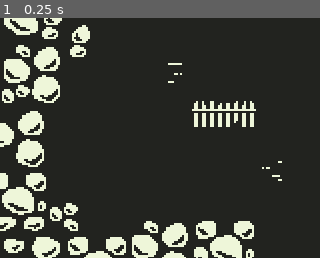
Above: before the commit, frame 1.
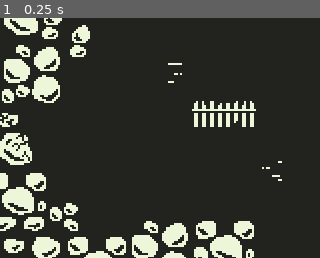
Above: after the commit, the same moment.

Repository: dweckerly/1bit
Game: Godot game, scene res://scenes/world/area-1.tscn
Two runs of this game, one before a commit and one after it. Both use one fixed random seed, a clock stepped at 60 frames per second and the inputs below. This scene is started directly instead of the project's main scene.
Inputs:
- Up to frame 1 (0.25 s): no input
The pictures show only the part of the screen within x 0-50%, y 49-99%; the shares and areas given below are measured in that part.

The runs differ from the first frame. In frame 1, 1.8% of the frame differs, in the area x 0-14%, y 38-63%.

Commit message:
new rocks, trans and dia CONST tweaks

Diff:
--- /dev/null
+++ b/scenes/environment/rocks/rock-breakable-0.tscn
@@ -0,0 +1,16 @@
+[gd_scene load_steps=3 format=2]
+
+[ext_resource path="res://art/environment/rocks/rock-breakable-0.png" type="Texture" id=1]
+
+[sub_resource type="RectangleShape2D" id=1]
+extents = Vector2( 9.5, 14 )
+
+[node name="rock-breakable-0" type="StaticBody2D"]
+
+[node name="Sprite" type="Sprite" parent="."]
+position = Vector2( 5, -7 )
+texture = ExtResource( 1 )
+
+[node name="CollisionShape2D" type="CollisionShape2D" parent="."]
+position = Vector2( -0.5, -7 )
+shape = SubResource( 1 )
--- a/scenes/world/area-0.tscn
+++ b/scenes/world/area-0.tscn
@@ -121,13 +121,13 @@
 position = Vector2( 112, 224 )
 
 [node name="0-South" parent="." instance=ExtResource( 2 )]
-position = Vector2( 160, 232 )
+position = Vector2( 160, 248 )
 
 [node name="0-West" parent="." instance=ExtResource( 11 )]
-position = Vector2( 0, 96 )
+position = Vector2( -8, 96 )
 
 [node name="0-East" parent="." instance=ExtResource( 11 )]
-position = Vector2( 320, 184 )
+position = Vector2( 328, 184 )
 
 [node name="rock-1" parent="." instance=ExtResource( 3 )]
 position = Vector2( 240, 64 )
--- a/scenes/world/area-1.tscn
+++ b/scenes/world/area-1.tscn
@@ -17,7 +17,7 @@
 [ext_resource path="res://scenes/environment/rocks/rock-0.tscn" type="PackedScene" id=15]
 [ext_resource path="res://art/environment/ground/dirt-2.png" type="Texture" id=16]
 [ext_resource path="res://scenes/world/Portals/Portal-Vertical.tscn" type="PackedScene" id=17]
-[ext_resource path="res://scenes/environment/rocks/rock-cluster-1.tscn" type="PackedScene" id=18]
+[ext_resource path="res://scenes/environment/rocks/rock-breakable-0.tscn" type="PackedScene" id=18]
 [ext_resource path="res://scenes/environment/rocks/rock-3.tscn" type="PackedScene" id=19]
 [ext_resource path="res://scenes/environment/rocks/rock-cluster-small-1.tscn" type="PackedScene" id=20]
 [ext_resource path="res://scenes/environment/rocks/rock-cluster-small-2.tscn" type="PackedScene" id=21]
@@ -141,17 +141,14 @@
 [node name="rock-cluster-small-0" parent="rock wall" instance=ExtResource( 22 )]
 position = Vector2( 40, 136 )
 
-[node name="rock-cluster-1" parent="rock wall" instance=ExtResource( 18 )]
-position = Vector2( 8, 176 )
-
 [node name="1-North" parent="." instance=ExtResource( 2 )]
-position = Vector2( 160, 0 )
+position = Vector2( 160, -8 )
 
 [node name="1-South" parent="." instance=ExtResource( 2 )]
-position = Vector2( 160, 240 )
+position = Vector2( 160, 248 )
 
 [node name="1-East" parent="." instance=ExtResource( 17 )]
-position = Vector2( 320, 128 )
+position = Vector2( 328, 128 )
 
 [node name="fence" parent="." instance=ExtResource( 6 )]
 position = Vector2( 104, 168 )
@@ -182,3 +179,6 @@
 __meta__ = {
 "_edit_group_": true
 }
+
+[node name="rock-breakable-0" parent="." instance=ExtResource( 18 )]
+position = Vector2( 8, 184 )
--- a/scenes/world/area-2.tscn
+++ b/scenes/world/area-2.tscn
@@ -144,7 +144,7 @@
 position = Vector2( 304, 200 )
 
 [node name="2-West" parent="." instance=ExtResource( 2 )]
-position = Vector2( 0, 120 )
+position = Vector2( -8, 120 )
 
 [node name="tree-1" parent="." instance=ExtResource( 9 )]
 position = Vector2( 304, 112 )
--- a/scripts/Dialogue.gd
+++ b/scripts/Dialogue.gd
@@ -1,6 +1,6 @@
 extends Node
 
-const BOTTOM_POS = Vector2(160, 148)
+const BOTTOM_POS = Vector2(160, 208)
 const TOP_POS = Vector2(160, 32)
 
 const TYPE_SPEED = 0.02
--- a/scripts/Transitions.gd
+++ b/scripts/Transitions.gd
@@ -1,7 +1,7 @@
 extends Node
 
-const NORTH_SOUTH_OFFSET = 155
-const EAST_WEST_OFFSET = 290
+const NORTH_SOUTH_OFFSET = 220
+const EAST_WEST_OFFSET = 300
 
 func change_scene(area, position, h_flip):
 	var path = ""
Binary file added: art/environment/rocks/rock-breakable-0.png
Not shown, added: art/environment/rocks/rock-breakable-0.png.import
